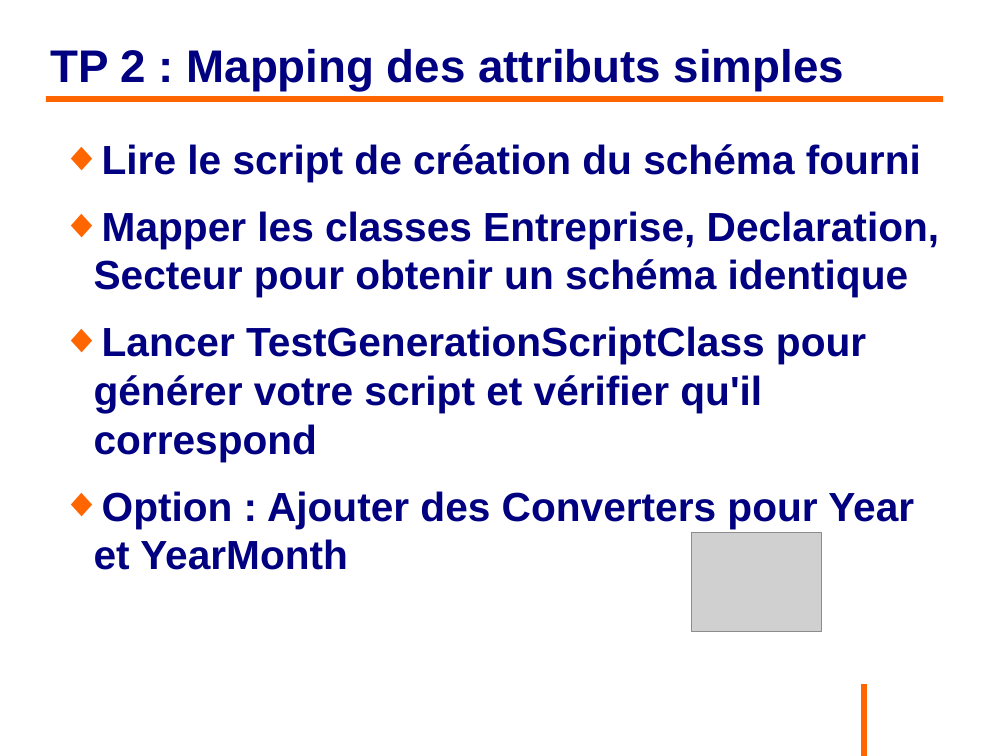
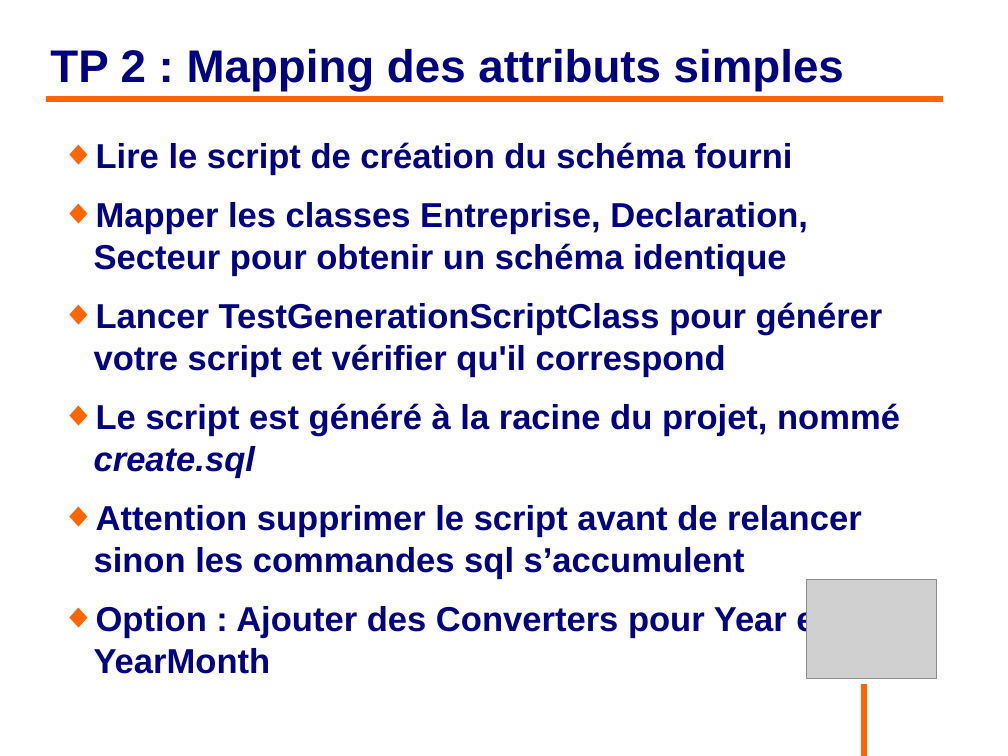
Before and after one commit to philphils/formation-hibernate-basique, a slide deck: slide 40 of Documentation/diapo_formation_hibernate.odp. Drawn at 1008x756 pixels with LibreOffice and Linux fonts; fonts in the diff are those of the drawing; grey boxes stand for pictures; background and template pictures are left out. Boxes give left, top, right and bottom in pixels: in the first picture for what was removed or moved away, otherwise in the second. Text is boxed around its words. In the diff, an @@ line names an element or a change of style, - is before the commit and + after.

```diff
--- a/Documentation/diapo_formation_hibernate.odp
+++ b/Documentation/diapo_formation_hibernate.odp
@@ text at box(94, 142, 883, 674): size 32 to 27.2 pt in "Lire le script de création du schéma ...", "Mapper les classes Entreprise, Declaration, Secteur pour ...", "Lancer TestGenerationScriptClass pour générer votre script e ...", "Option : Ajouter des Converters pour Year ..." @@
@@ text at box(94, 403, 900, 579): paragraphs added @@
+◆ Le script est généré à la racine du projet, nommé create.sql
+◆ Attention supprimer le script avant de relancer sinon les commandes sql s’accumulent
@@ picture: place and size @@
-picture at box(692, 533, 822, 632)
+picture at box(807, 580, 938, 679)
```
Also in this commit, not shown: 25 other slides changed, 1 slide added.
